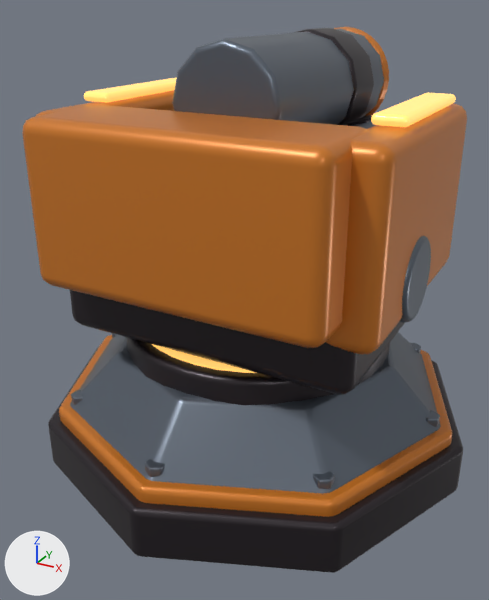
An edit to the glTF model assets/towers/burst.glb, drawn before and after from the same camera.
The view is the same before and after, from a camera (50 mm lens) standing at (1.24, -2.37, 1.83) and looking at (-0.01, -0.09, 0.69). The lights are fixed; the arrows at lower left show +X, +Y and +Z. The picture after the commit comes second. Where no turn or scale is listed for an object, it has been applied to the vertices.

Objects in the first picture: 'Anchored chassis', 'Blast tube.002', 'Elevation yoke', 'Hinge cap.001', 'Hinged side armor.001', 'Reactor pack', 'Signal trim', 'Signal trim.001', 'Sloped armor', 'Trim', 'Tube sleeve.002', 'Turret bearing' and 10 more.
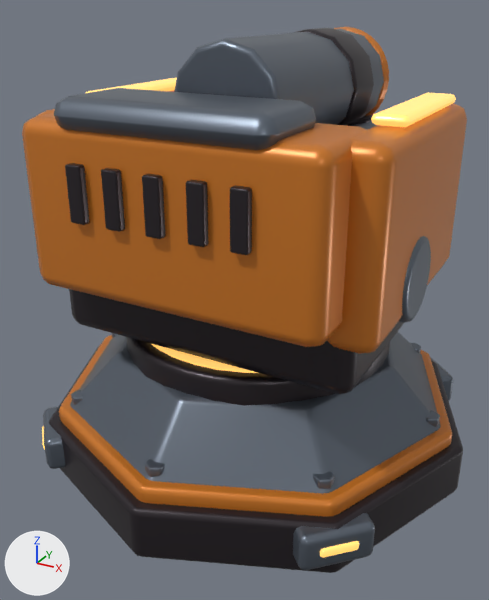
Where the change shows, as pixel boxes [x1, y1, x2, y2] in the pictures (489 x 600 px):
'Reactor lid', added: after [54, 88, 316, 150]
'Inset chassis panel.003', added: after [293, 513, 375, 570]
'Rear cooling vent.004', added: after [230, 185, 252, 255]
'Rear cooling vent.003', added: after [186, 179, 209, 247]
'Rear cooling vent.002', added: after [142, 174, 165, 239]
'Rear cooling vent.001', added: after [101, 168, 125, 232]
'Rear cooling vent', added: after [65, 163, 90, 225]
'Inset chassis panel.002', added: after [43, 406, 65, 469]
'Chassis light strip.003', added: after [320, 541, 359, 558]
'Inset chassis panel', added: after [430, 357, 453, 401]
'Chassis light strip.002', added: after [42, 426, 45, 450]

What changed in the scene script:
```text
Add me_cube_019:
    me_cube_019.from_pydata(...)  # 56 vertices, 108 faces; spans x -0.031..0.031, y -0.018..0.018, z -0.1..0.1
    me_cube_019.materials.append(mat_launcher_graphite)  # dark grey #332d32
Add me_cube_014:
    me_cube_014.from_pydata(...)  # 56 vertices, 108 faces; spans x -0.405..0.405, y -0.18..0.18, z -0.058..0.058
    me_cube_014.materials.append(mat_steel_armor)  # greyish blue #68717d
Add me_cube_007:
    me_cube_007.from_pydata(...)  # 56 vertices, 108 faces; spans x -0.0551..0.0551, y -0.0551..0.0551, z -0.02..0.02
    me_cube_007.materials.append(mat_hot_amber)  # orange #ffca6c, glowing orange #eab962
Add me_cube_006:
    me_cube_006.from_pydata(...)  # 56 vertices, 108 faces; spans x -0.144..0.144, y -0.144..0.144, z -0.075..0.075
    me_cube_006.materials.append(mat_steel_armor)  # greyish blue #68717d
Add me_cube_005_1:
    me_cube_005_1.from_pydata(...)  # 56 vertices, 108 faces; spans x -0.0551..0.0551, y -0.0551..0.0551, z -0.02..0.02
    me_cube_005_1.materials.append(mat_hot_amber)  # orange #ffca6c, glowing orange #eab962
Add me_cube_004_1:
    me_cube_004_1.from_pydata(...)  # 56 vertices, 108 faces; spans x -0.144..0.144, y -0.144..0.144, z -0.075..0.075
    me_cube_004_1.materials.append(mat_steel_armor)  # greyish blue #68717d
Add me_cube_1:
    me_cube_1.from_pydata(...)  # 56 vertices, 108 faces; spans x -0.144..0.144, y -0.144..0.144, z -0.075..0.075
    me_cube_1.materials.append(mat_steel_armor)  # greyish blue #68717d
Add ob_rear_cooling_vent_004:
    ob_rear_cooling_vent_004 = bpy.data.objects.new('Rear cooling vent.004', me_cube_019)
    ob_rear_cooling_vent_004.location = (0.31, -0.706, 1.25)
Add ob_rear_cooling_vent_003:
    ob_rear_cooling_vent_003 = bpy.data.objects.new('Rear cooling vent.003', me_cube_019.copy())
    ob_rear_cooling_vent_003.location = (0.16, -0.706, 1.25)
Add ob_rear_cooling_vent_002:
    ob_rear_cooling_vent_002 = bpy.data.objects.new('Rear cooling vent.002', me_cube_019.copy())
    ob_rear_cooling_vent_002.location = (0.0, -0.706, 1.25)
Add ob_rear_cooling_vent_001:
    ob_rear_cooling_vent_001 = bpy.data.objects.new('Rear cooling vent.001', me_cube_019.copy())
    ob_rear_cooling_vent_001.location = (-0.16, -0.706, 1.25)
Add ob_rear_cooling_vent:
    ob_rear_cooling_vent = bpy.data.objects.new('Rear cooling vent', me_cube_019.copy())
    ob_rear_cooling_vent.location = (-0.31, -0.706, 1.25)
Add ob_reactor_lid:
    ob_reactor_lid = bpy.data.objects.new('Reactor lid', me_cube_014)
    ob_reactor_lid.location = (0.0, -0.53, 1.5)
Add ob_chassis_light_strip_003:
    ob_chassis_light_strip_003 = bpy.data.objects.new('Chassis light strip.003', me_cube_007)
    ob_chassis_light_strip_003.location = (0.666, -0.666, 0.139)
Add ob_inset_chassis_panel_003:
    ob_inset_chassis_panel_003 = bpy.data.objects.new('Inset chassis panel.003', me_cube_006)
    ob_inset_chassis_panel_003.location = (0.612, -0.612, 0.133)
Add ob_chassis_light_strip_002:
    ob_chassis_light_strip_002 = bpy.data.objects.new('Chassis light strip.002', me_cube_005_1)
    ob_chassis_light_strip_002.location = (-0.666, -0.666, 0.139)
Add ob_inset_chassis_panel_002:
    ob_inset_chassis_panel_002 = bpy.data.objects.new('Inset chassis panel.002', me_cube_004_1)
    ob_inset_chassis_panel_002.location = (-0.612, -0.612, 0.133)
Add ob_inset_chassis_panel:
    ob_inset_chassis_panel = bpy.data.objects.new('Inset chassis panel', me_cube_1)
    ob_inset_chassis_panel.location = (0.612, 0.612, 0.133)
```
